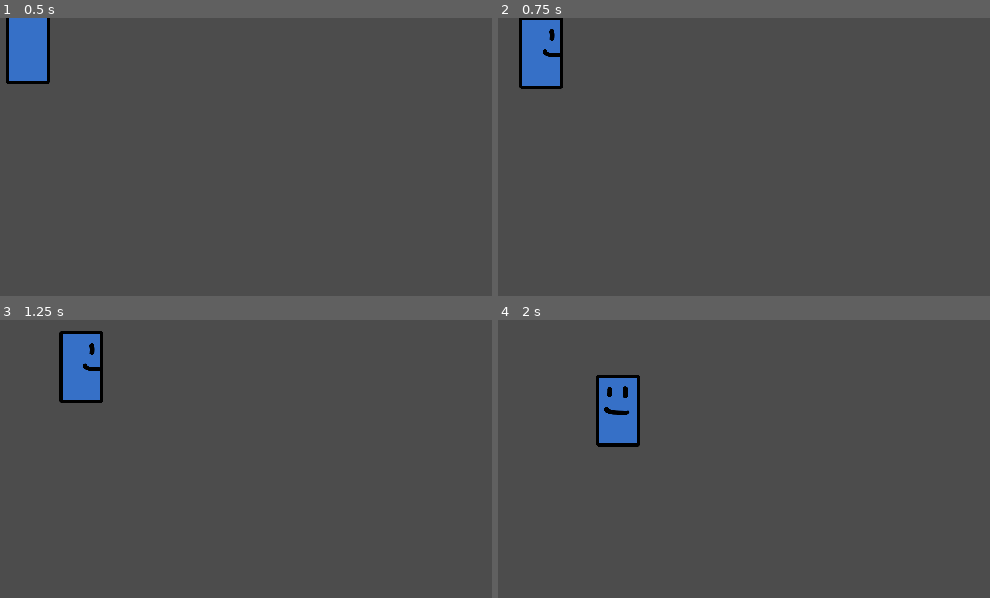
Above: before the commit, frames 1-4 (two rows, left to right).
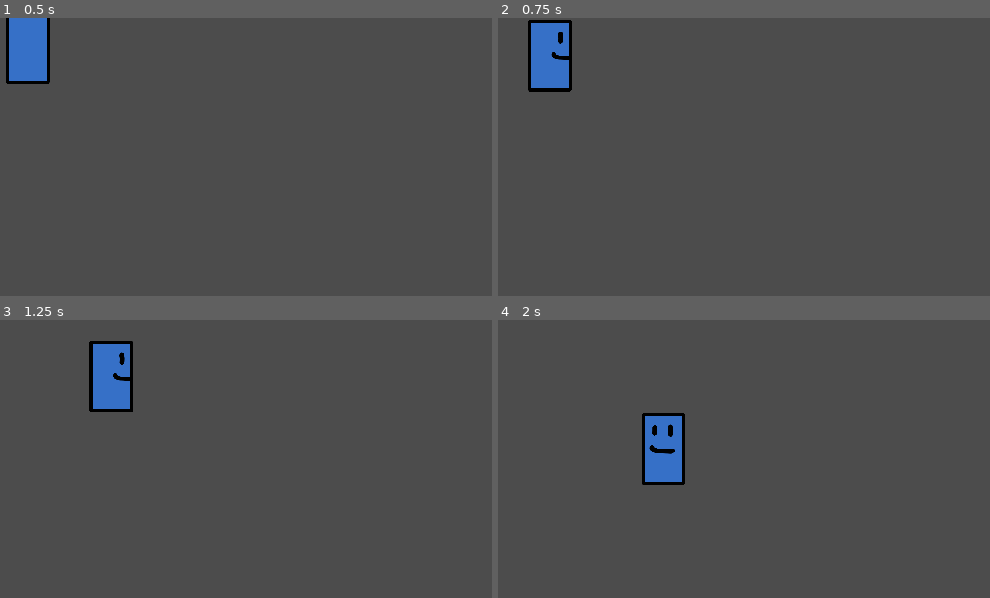
Above: after the commit, the same moments.

Repository: OpenLearningQuest/game
Game: Godot game, scene res://scenes/places/place_one.tscn
Two runs of this game, one before a commit and one after it. Both use one fixed random seed, a clock stepped at 60 frames per second and the inputs below.
Inputs (mouse positions are in pixels of both pictures, inside the frame that each line leads up to):
- Up to frame 1 (0.5 s): no input
- Up to frame 2 (0.75 s): tap Enter at 0.5 s; move the mouse to (outside the picture) at 0.52 s; press the mouse at (outside the picture) at 0.53 s
- Up to frame 3 (1.25 s): no input
- Up to frame 4 (2 s): move the mouse to (734, 567) at 1.27 s; release the mouse at (734, 567) at 1.28 s; click (734, 567) at 1.35 s

Frame 1 is identical in both runs. In frame 2, 1.5% of the frame differs, in the area x 4-16%, y 0-27%; in frame 3, 3.7%; in frame 4, 4.6%, in the area x 19-39%, y 19-60%.

Commit message:
Only calculate move vector when player should move

Diff:
--- a/project/scenes/characters/Player.gd
+++ b/project/scenes/characters/Player.gd
@@ -1,6 +1,7 @@
 extends KinematicBody2D
 
-var speed = Vector2(64, 64) # 64 pixels per second
+var player_speed = 100
+var speed = Vector2(player_speed, player_speed) # 64 pixels per second
 var move_to = null
 
 func _input(event):
@@ -18,10 +19,19 @@
 		$PlayerSprite.flip_h = velocity.x < 0
 
 func _physics_process(delta):
+	# only calculate move vector if player should move
 	if move_to:
 		var move_vector = move_to - global_position
 
-		if move_vector.length() > 3:
+		var player_arrived_at_destination = move_vector.length() < 3
+
+		if player_arrived_at_destination:
+			# player should no longer move
+			move_to = null
+
+			pass
+		else:
+			# player should move
 			var velocity = move_and_slide(move_vector.normalized() * speed)
 
 			_change_player_direction(velocity)
